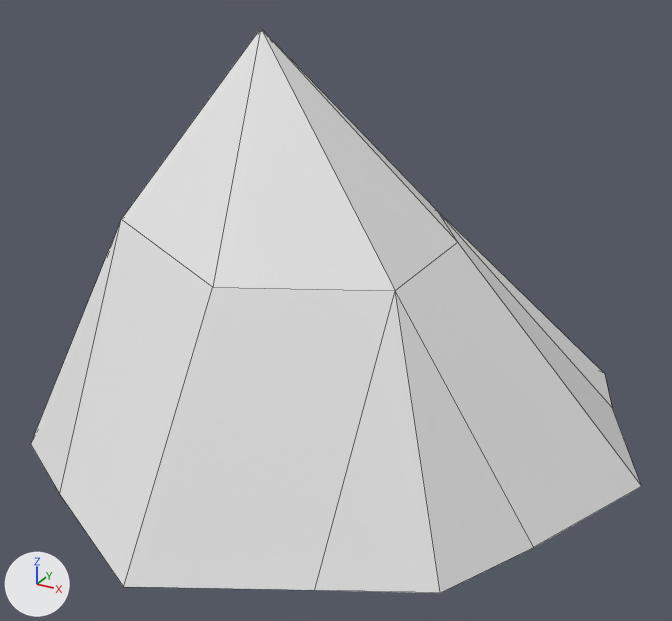
An edit to the OBJ model Assets/Models/Mountain_02.obj, drawn before and after from the same camera.
One viewpoint serves both versions: a 50 mm lens placed at (7.32, -13.15, 8.44), pointed at (0.37, -0.49, 2.11). The axes (+X, +Y, +Z) are drawn at lower left. The lights are the same throughout. The first picture is the older version. Mesh edges are drawn as thin lines. Where no turn or scale is listed for an object, it has been applied to the vertices.

Objects in the first picture: 'Mountain'.
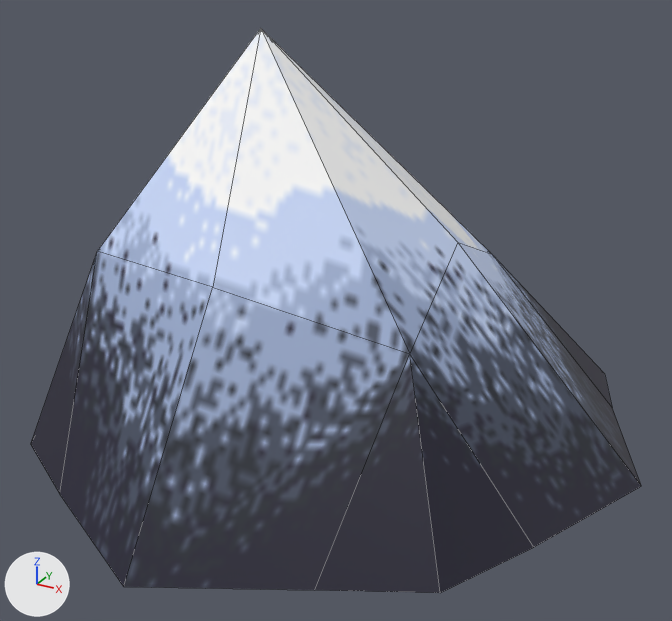
Boxes [x1, y1, x2, y2] around the edits, measured in the pictures (672 x 621 px; the box of a moved part takes in the faces that stretch with it):
'Mountain', recoloured, reshaped: [31, 28, 641, 593] in both
part 1 of me_mountain, moved or reshaped: [124, 30, 641, 593] in both
part 2 of me_mountain, moved or reshaped: [31, 28, 261, 587] in both
part 3 of me_mountain, moved or reshaped: [268, 36, 641, 485] in both

What changed in the scene script:
```text
Add img_mountain_02_png:
    img_mountain_02_png = load_image('Mountain_02.png', 'Mountain_02.png', 128, 128, 'sRGB')
Add mat_material_001:
    mat_material_001 = principled_material('Material.001')
    mat_material_001.texture = img_mountain_02_png
Change me_mountain:
    where me_mountain.from_pydata(...)  # 25 vertices, 24 faces; spans x -5.52..5.59, y -5.76..5.62, z 0.0..6.67
    used by ob_mountain; location = (0.0, 0.0, 0.0)
    me_mountain part 1
    me_mountain.vertices[21].co: (2.29, -2.29, 3.51) -> (2.74, -2.73, 2.83)  # pixel (395, 290) -> pixel (409, 353)
    me_mountain part 2
    me_mountain.vertices[22].co: (-2.49, -2.38, 3.82) -> (-2.79, -2.68, 3.32)  # pixel (121, 219) -> pixel (97, 251)
    me_mountain part 3
    me_mountain.vertices[24].co: (1.39, 1.33, 3.51) -> (2.01, 2.55, 2.43)  # pixel (437, 211) -> pixel (492, 254)
    add me_mountain.materials.append(mat_material_001)  # picture img_mountain_02_png
```
